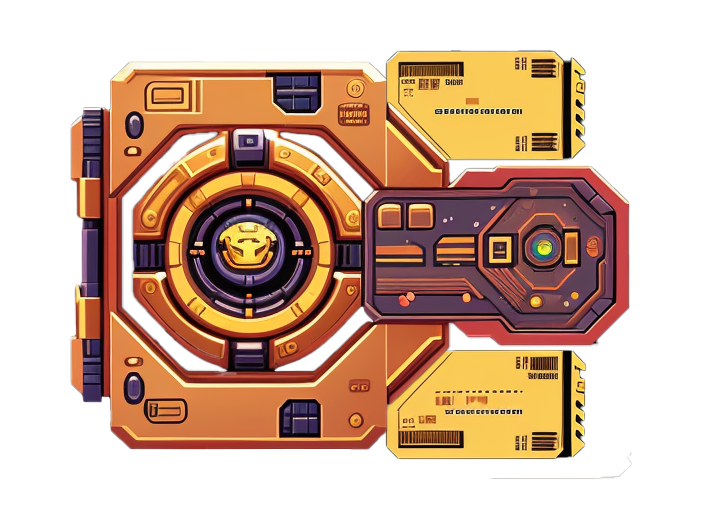
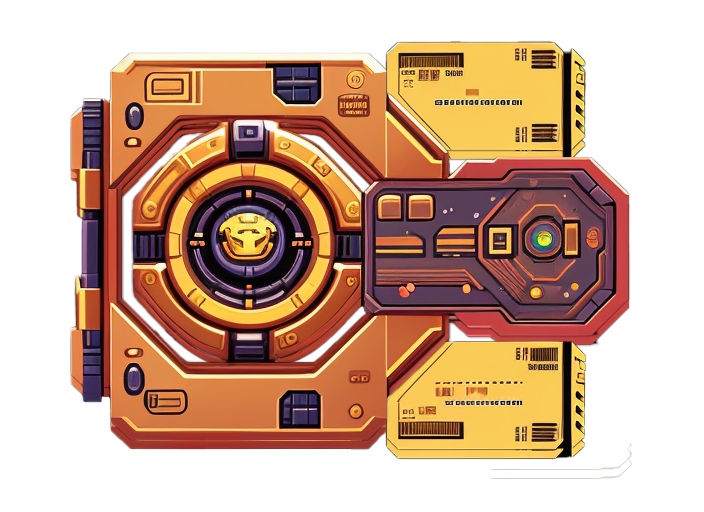
Two versions of the same layered image (704 × 512). Layer-by-layer changes:
showed "Layer 7", painted on it over <box>70,40,632,471</box>
